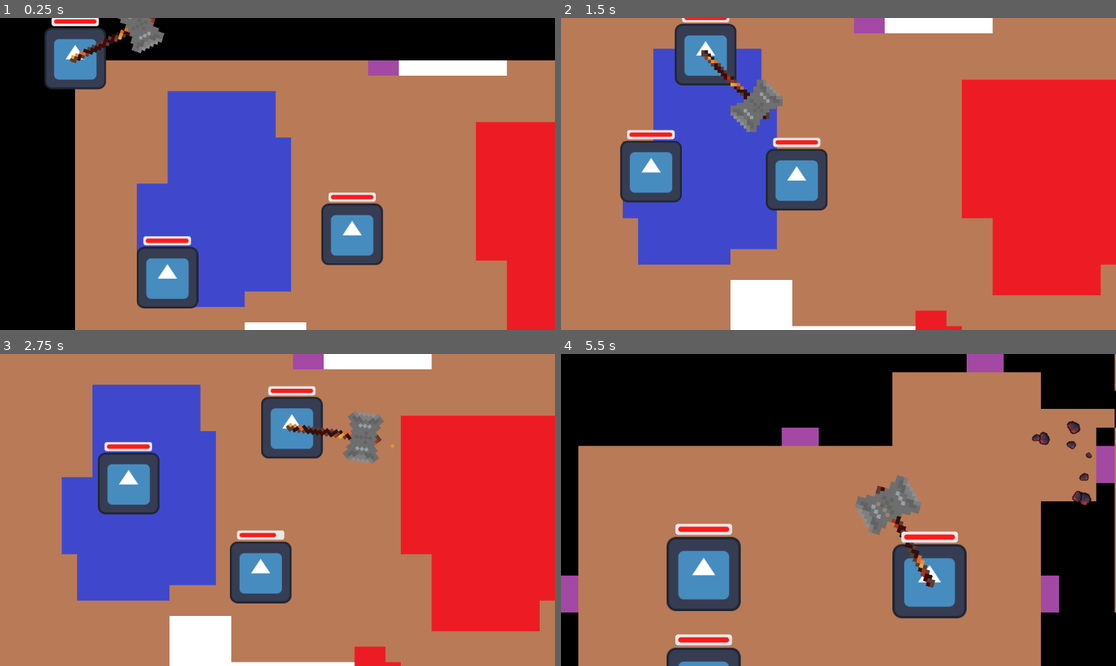
Above: before the commit, frames 1-4 (two rows, left to right).
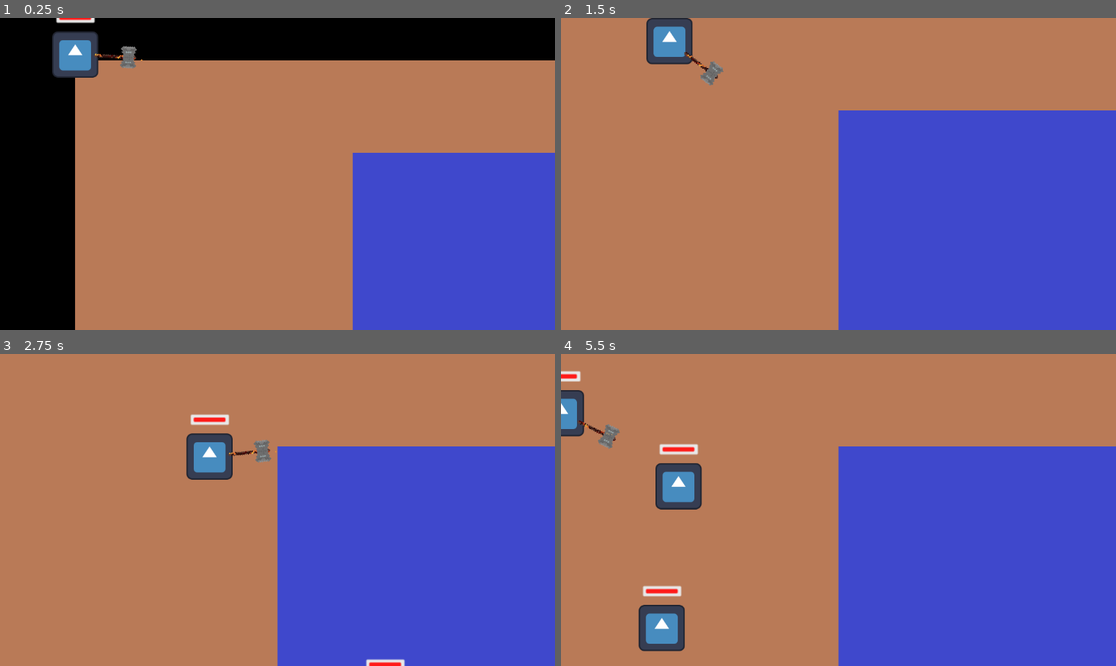
Above: after the commit, the same moments.

Repository: Arthexs/Rising-gamejam
Game: Godot game, scene res://Scenes/Main/main.tscn
The game is run twice, just before and just after one commit, with the same random seed, the same clock (stepped at 60 frames per second) and the same inputs. The engine's default icon, where the game draws it, is replaced by a stand-in: a white triangle on a blue panel in a dark square.
Inputs (mouse positions are in pixels of both pictures, inside the frame that each line leads up to):
- Up to frame 1 (0.25 s): no input
- Up to frame 2 (1.5 s): move the mouse to (960, 158) at 0.52 s; hold D (Right) 0.53-1.28 s; move the mouse to (727, 189) at 1.27 s; hold S (Down) from 1.28 s (still down)
- Up to frame 3 (2.75 s): move the mouse to (333, 441) at 2.02 s; release S (Down) at 2.03 s; hold D (Right) from 2.03 s (still down)
- Up to frame 4 (5.5 s): move the mouse to (810, 572) at 2.77 s; release D (Right) at 2.78 s; hold W (Up) 2.78-3.53 s; move the mouse to (1005, 556) at 3.52 s; hold A (Left) 3.53-5.03 s; move the mouse to (672, 463) at 4.27 s; move the mouse to (866, 510) at 5.02 s; hold S (Down) from 5.03 s (still down)

The runs differ from the first frame. In frame 1, 44% of the frame differs, in the area x 8-100%, y 0-100%; in frame 2, 61%; in frame 3, 63%; in frame 4, 67%, in the area x 0-100%, y 0-100%.

Commit message:
Resized players and mobs

Diff:
--- a/Scenes/Camera/player_camera.gd
+++ b/Scenes/Camera/player_camera.gd
@@ -2,6 +2,8 @@
 
 @export var tracking_object: Node2D
 var starting_size: Vector2
+
+var base_zoom: Vector2 = zoom
 
 func _ready() -> void:
 	starting_size = get_viewport_rect().size
@@ -35,7 +37,7 @@
 	var rect: Rect2i = room.tilemap.get_used_rect()
 
 	var screen_zoom: Vector2 = starting_size / Vector2((rect.size- Vector2i(1, 0)) * Globals.tile_size)
-	screen_zoom = screen_zoom.max(Vector2.ONE)
+	screen_zoom = screen_zoom.max(base_zoom)
 
 	var upper_bound_zoom: float = max(screen_zoom.x, screen_zoom.y)
 
--- a/Scenes/Camera/player_camera.tscn
+++ b/Scenes/Camera/player_camera.tscn
@@ -3,12 +3,9 @@
 [ext_resource type="Script" uid="uid://bhj07vmjj8ys3" path="res://Scenes/Camera/player_camera.gd" id="1_cjy00"]
 
 [node name="PlayerCamera" type="Camera2D"]
+zoom = Vector2(3, 3)
 limit_smoothed = true
 position_smoothing_enabled = true
 drag_horizontal_enabled = true
 drag_vertical_enabled = true
-drag_left_margin = 0.4
-drag_top_margin = 0.4
-drag_right_margin = 0.4
-drag_bottom_margin = 0.4
 script = ExtResource("1_cjy00")
--- a/Scenes/Mobs/melee_mob.gd
+++ b/Scenes/Mobs/melee_mob.gd
@@ -2,16 +2,16 @@
 
 class_name MeleeMob
 
-@export var speed: float = 200.0
+#@export var speed: float = 50.0
 @export var agent: NavigationAgent2D
 @export var player: Player
 @export var damage: float = 10.0
 
-@export var force_threshold: float = 300000 # force threshold to be send flying
+@export var force_threshold: float = 170000 # force threshold to be send flying
 @export var brake_threshold: float = 0.6 # Fraction of velocity needed to be lost to take damage on impact
 @export var damage_tuner: float = 1.0
-@export var friction_coefficient: float = 50 # px/m/s
-@export var acceleration: float = 3.0
+@export var friction_coefficient: float = 25 # px/m/s
+@export var acceleration: float = 1.5
 var movement_force = acceleration * mass * 32 # px/m
 
 @onready var attack_area = $AttackArea
@@ -19,7 +19,7 @@
 
 signal death()
 
-var speed_scalar: float = 200.0
+#var speed_scalar: float = 200.0
 var player_in_range: Player = null
 
 var health_module: HealthModule
@@ -61,9 +61,9 @@
 	var delta_vel: float = linear_velocity.length() - prev_velocity.length()
 
 	var force: float = abs(delta_vel)/delta * mass_max
-
+	#print("force: ", force)
 	if force > force_threshold:
-		var damage: float = force/100000
+		var damage: float = force/100000 * damage_tuner
 		#print("damage taken: ", damage)
 		health_module.take_damage(damage)
 		mass = 0.1*mass_max
@@ -73,7 +73,7 @@
 	if prev_velocity.length() != 0:
 		#print(delta_vel/prev_velocity.length(), " < ", - (1-brake_threshold))
 		if delta_vel/prev_velocity.length() < - (1-brake_threshold) && flying:
-			var damage: float = force/100000
+			var damage: float = force/100000 * damage_tuner
 			#print("damage taken: ", damage)
 			health_module.take_damage(damage)
 			linear_velocity = Vector2.ZERO
--- a/Scenes/Mobs/melee_mob.tscn
+++ b/Scenes/Mobs/melee_mob.tscn
@@ -8,13 +8,12 @@
 rough = true
 
 [sub_resource type="RectangleShape2D" id="RectangleShape2D_xsotj"]
-size = Vector2(126, 128)
+size = Vector2(32, 32)
 
 [sub_resource type="RectangleShape2D" id="RectangleShape2D_dqgl2"]
-size = Vector2(184, 189)
+size = Vector2(40, 40)
 
 [node name="meleeMob" type="RigidBody2D" node_paths=PackedStringArray("agent")]
-position = Vector2(-159, -93)
 mass = 10.0
 physics_material_override = SubResource("PhysicsMaterial_dqgl2")
 gravity_scale = 0.0
@@ -23,11 +22,10 @@
 metadata/_edit_group_ = true
 
 [node name="Sprite2D" type="Sprite2D" parent="."]
-position = Vector2(160, 94)
+scale = Vector2(0.25, 0.25)
 texture = ExtResource("2_ljmiq")
 
 [node name="CollisionShape2D" type="CollisionShape2D" parent="."]
-position = Vector2(160, 93)
 shape = SubResource("RectangleShape2D_xsotj")
 
 [node name="NavigationAgent2D" type="NavigationAgent2D" parent="."]
@@ -35,7 +33,6 @@
 [node name="AttackArea" type="Area2D" parent="."]
 
 [node name="CollisionShape2D" type="CollisionShape2D" parent="AttackArea"]
-position = Vector2(158, 94.5)
 shape = SubResource("RectangleShape2D_dqgl2")
 
 [node name="AttackTimer" type="Timer" parent="."]
--- a/Scenes/Mobs/ranged_mob.gd
+++ b/Scenes/Mobs/ranged_mob.gd
@@ -5,12 +5,11 @@
 
 @export var nav_agent: NavigationAgent2D
 @export var player: Player
-@export var acceleration: float = 3.0
-@export var max_vel: float = 300.0
-@export var friction_coefficient: float = 50 # px/m/s
+@export var acceleration: float = 0.6
+@export var friction_coefficient: float = 25 # px/m/s
 var movement_force = acceleration * mass * 32 # px/m
 
-@export var force_threshold: float = 300000 # force threshold to be send flying
+@export var force_threshold: float = 170000 # force threshold to be send flying
 @export var brake_threshold: float = 0.6 # Fraction of velocity needed to be lost to take damage on impact
 @export var damage_tuner: float = 1.0
 
@@ -52,8 +51,8 @@
 	var force: float = abs(delta_vel)/delta * mass_max
 
 	if force > force_threshold:
-		var damage: float = force/100000
-		print("damage taken: ", damage)
+		var damage: float = force/100000 * damage_tuner
+		#print("damage taken: ", damage)
 		health_module.take_damage(damage)
 		mass = 0.1*mass_max
 		#apply_central_force(linear_velocity.normalized() * force)
@@ -62,7 +61,7 @@
 	if prev_velocity.length() != 0:
 		#print(delta_vel/prev_velocity.length(), " < ", - (1-brake_threshold))
 		if delta_vel/prev_velocity.length() < - (1-brake_threshold) && flying:
-			var damage: float = force/100000
+			var damage: float = force/100000 * damage_tuner
 			#print("damage taken: ", damage)
 			health_module.take_damage(damage)
 			linear_velocity = Vector2.ZERO
@@ -103,7 +102,7 @@
 
 func apply_movement(direction: Vector2) -> void:
 	if flying:
-		print("flying")
+		#print("flying")
 		return
 
 	var comp_dir: Vector2
--- a/Scenes/Mobs/ranged_mob.tscn
+++ b/Scenes/Mobs/ranged_mob.tscn
@@ -7,7 +7,7 @@
 [sub_resource type="PhysicsMaterial" id="PhysicsMaterial_jcomp"]
 
 [sub_resource type="RectangleShape2D" id="RectangleShape2D_cmymi"]
-size = Vector2(127, 129)
+size = Vector2(32, 32)
 
 [node name="RangedMob" type="RigidBody2D" node_paths=PackedStringArray("nav_agent")]
 mass = 50.0
@@ -19,10 +19,10 @@
 damage_tuner = 7.0
 
 [node name="CollisionShape2D" type="CollisionShape2D" parent="."]
-position = Vector2(-0.5, 0.5)
 shape = SubResource("RectangleShape2D_cmymi")
 
 [node name="Sprite2D" type="Sprite2D" parent="."]
+scale = Vector2(0.25, 0.25)
 texture = ExtResource("2_tmhk6")
 
 [node name="NavigationAgent2D" type="NavigationAgent2D" parent="."]
--- a/Scenes/Player/health_module.tscn
+++ b/Scenes/Player/health_module.tscn
@@ -4,25 +4,25 @@
 
 [sub_resource type="StyleBoxFlat" id="StyleBoxFlat_y01vn"]
 bg_color = Color(0.907942, 0.907942, 0.907942, 1)
-corner_radius_top_left = 5
-corner_radius_top_right = 5
-corner_radius_bottom_right = 5
-corner_radius_bottom_left = 5
-expand_margin_left = 5.0
-expand_margin_top = 5.0
-expand_margin_right = 5.0
-expand_margin_bottom = 5.0
+corner_radius_top_left = 1
+corner_radius_top_right = 1
+corner_radius_bottom_right = 1
+corner_radius_bottom_left = 1
+expand_margin_left = 2.0
+expand_margin_top = 2.0
+expand_margin_right = 2.0
+expand_margin_bottom = 2.0
 
 [sub_resource type="StyleBoxFlat" id="StyleBoxFlat_lq0p6"]
 bg_color = Color(1, 0.101961, 0.0941176, 1)
-corner_radius_top_left = 5
-corner_radius_top_right = 5
-corner_radius_bottom_right = 5
-corner_radius_bottom_left = 5
+corner_radius_top_left = 1
+corner_radius_top_right = 1
+corner_radius_bottom_right = 1
+corner_radius_bottom_left = 1
 
 [node name="HealthModule" type="ProgressBar"]
-offset_right = 138.0
-offset_bottom = 9.0
+offset_right = 25.0
+offset_bottom = 3.0
 theme_override_styles/background = SubResource("StyleBoxFlat_y01vn")
 theme_override_styles/fill = SubResource("StyleBoxFlat_lq0p6")
 value = 70.0
--- a/Scenes/Player/player.gd
+++ b/Scenes/Player/player.gd
@@ -1,7 +1,7 @@
 extends CharacterBody2D
 class_name Player
 
-@export var speed = 400 # How fast the player will move (pixels/sec).
+@export var speed = 100 # How fast the player will move (pixels/sec).
 @export var hurtbox: Area2D
 @export var health_module: HealthModule
 
--- a/Scenes/Player/player.tscn
+++ b/Scenes/Player/player.tscn
@@ -7,13 +7,13 @@
 [ext_resource type="PackedScene" uid="uid://buug0vtr25jkt" path="res://Scenes/Player/health_module.tscn" id="4_mtuoh"]
 
 [sub_resource type="RectangleShape2D" id="RectangleShape2D_a3d8c"]
-size = Vector2(126, 128)
+size = Vector2(32, 32)
 
 [sub_resource type="PhysicsMaterial" id="PhysicsMaterial_mtuoh"]
 bounce = 1.0
 
 [sub_resource type="RectangleShape2D" id="RectangleShape2D_dd0ac"]
-size = Vector2(100.409, 187.383)
+size = Vector2(16, 32)
 
 [sub_resource type="AtlasTexture" id="AtlasTexture_0u5uq"]
 atlas = ExtResource("4_htcer")
@@ -108,7 +108,7 @@
 }]
 
 [sub_resource type="RectangleShape2D" id="RectangleShape2D_mtuoh"]
-size = Vector2(126, 127)
+size = Vector2(32, 32)
 
 [node name="Player" type="CharacterBody2D" node_paths=PackedStringArray("hurtbox", "health_module")]
 position = Vector2(0, -4)
@@ -118,12 +118,14 @@
 metadata/_edit_group_ = true
 
 [node name="Sprite2D" type="Sprite2D" parent="."]
+scale = Vector2(0.25, 0.25)
 texture = ExtResource("1_uvnfx")
 
 [node name="CollisionShape2D" type="CollisionShape2D" parent="."]
 shape = SubResource("RectangleShape2D_a3d8c")
 
 [node name="weapon" type="RigidBody2D" parent="."]
+position = Vector2(8, -8)
 mass = 50.0
 physics_material_override = SubResource("PhysicsMaterial_mtuoh")
 gravity_scale = 0.0
@@ -131,14 +133,13 @@
 script = ExtResource("3_xpcdj")
 
 [node name="CollisionShape2D" type="CollisionShape2D" parent="weapon"]
-position = Vector2(61.25, -62.25)
+position = Vector2(14, -14)
 rotation = 0.785398
 shape = SubResource("RectangleShape2D_dd0ac")
 
 [node name="AnimatedSprite2D" type="AnimatedSprite2D" parent="weapon"]
 texture_filter = 1
-position = Vector2(92.5, -92.5)
-scale = Vector2(6.78125, 6.78125)
+position = Vector2(16, -16)
 sprite_frames = SubResource("SpriteFrames_aqm4k")
 animation = &"weapon"
 frame_progress = 0.0454644
@@ -152,7 +153,6 @@
 collision_mask = 4
 
 [node name="CollisionShape2D" type="CollisionShape2D" parent="Hitbox"]
-position = Vector2(0, -0.5)
 shape = SubResource("RectangleShape2D_mtuoh")
 
 [node name="HealthModule" parent="." node_paths=PackedStringArray("box") instance=ExtResource("4_mtuoh")]
--- a/Scenes/Player/weapon.gd
+++ b/Scenes/Player/weapon.gd
@@ -4,8 +4,8 @@
 
 # Rotation PD controller
 var target_pos = Vector2.ZERO
-var kp = 5000000.0
-var kd = 500000.0
+var kp = 1250000.0
+var kd = 300000.0
 
 # Knockback tuning
 @export var impulse_scale: float = 1.0
